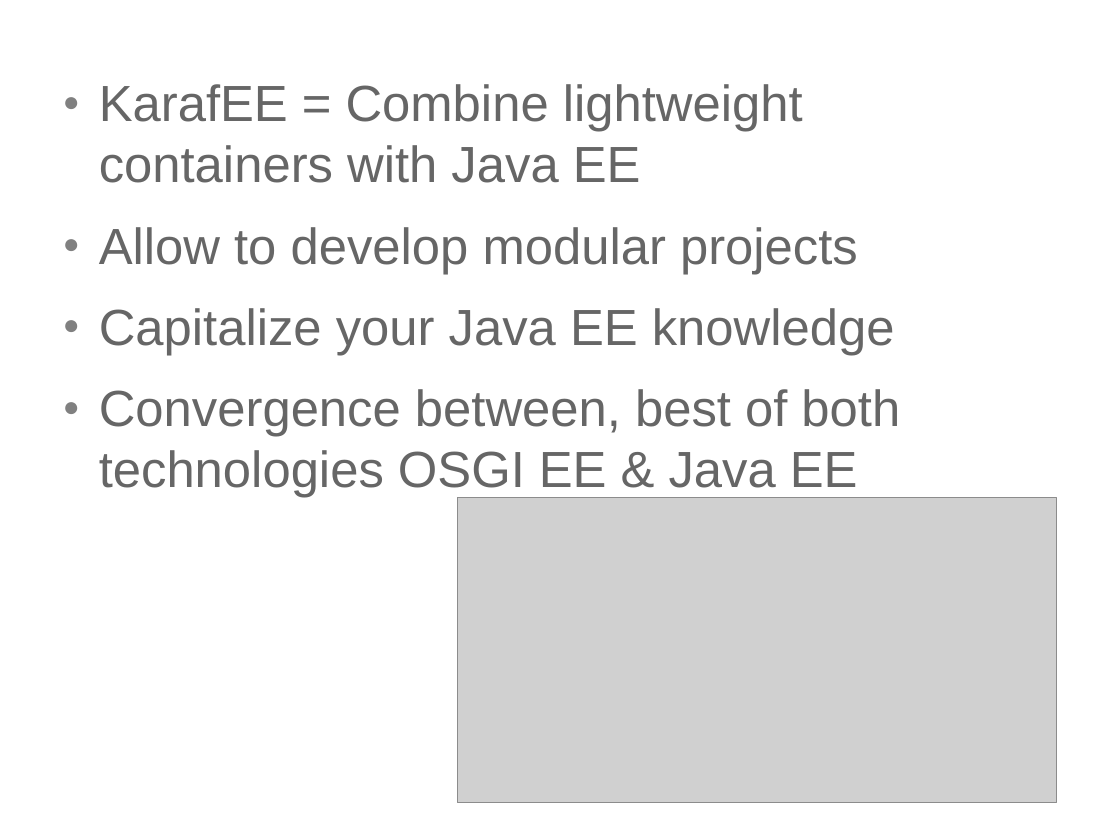
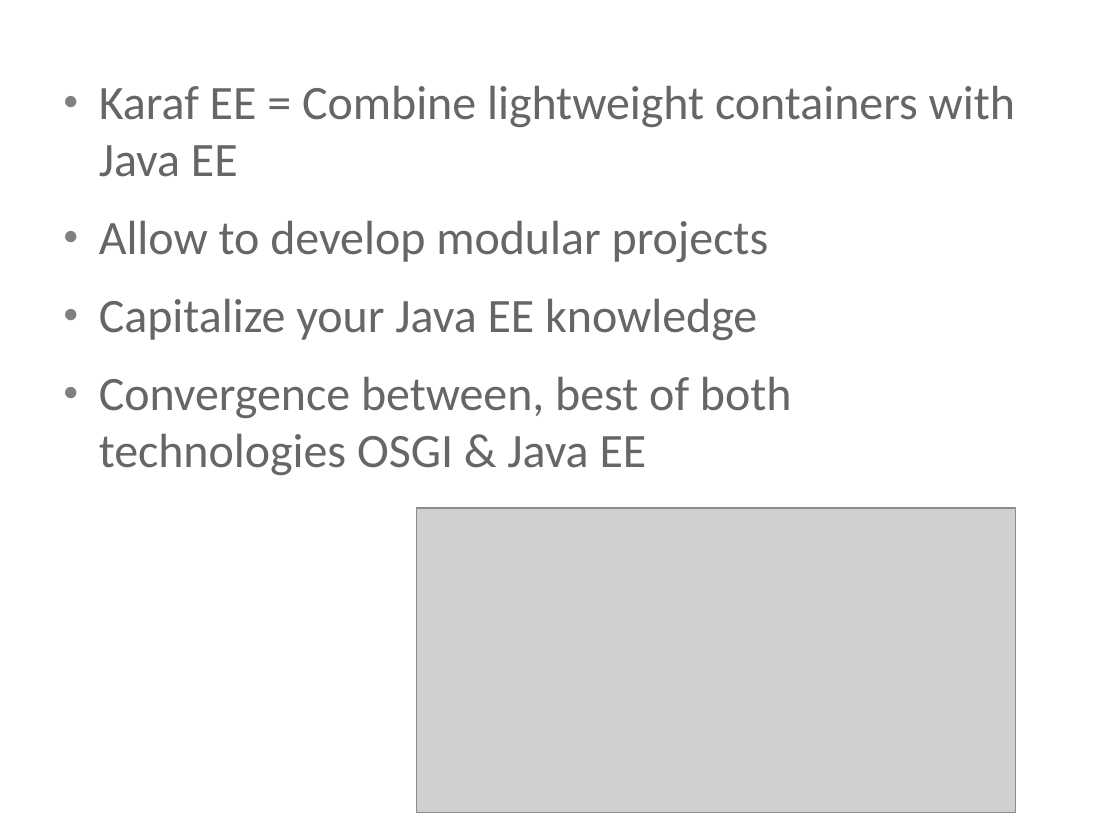
Before and after one commit to cmoulliard/apachecon-2012, a slide deck: slide 51 of karaf-ee-apachecon_eu_2012.odp (slide 48 before the commit). Drawn at 1120x840 pixels with LibreOffice and Linux fonts; fonts in the diff are those of the drawing; grey boxes stand for pictures; background and template pictures are left out. Boxes give left, top, right and bottom in pixels: in the first picture for what was removed or moved away, otherwise in the second. Text is boxed around its words. In the diff, an @@ line names an element or a change of style, - is before the commit and + after.

```diff
--- a/karaf-ee-apachecon_eu_2012.odp
+++ b/karaf-ee-apachecon_eu_2012.odp
@@ text at (99,85,1015,177): text changed; size 36 to 34 pt; font Arial to Calibri @@
-● KarafEE = Combine lightweight containers with Java EE
+● Karaf EE = Combine lightweight containers with Java EE
@@ text at (99,220,769,340): size 36 to 34 pt, font Arial to Calibri in "Allow to develop modular projects", "Capitalize your Java EE knowledge" @@
@@ text at (99,376,792,475): text changed; size 36 to 34 pt; font Arial to Calibri @@
-● Convergence between, best of both technologies OSGI EE & Java EE
+● Convergence between, best of both technologies OSGI & Java EE
@@ picture: place and size @@
-picture at (457,498,1057,803)
+picture at (417,508,1016,813)
```
Also in this commit, not shown: 14 other slides changed, 4 slides added, 1 slide removed.
